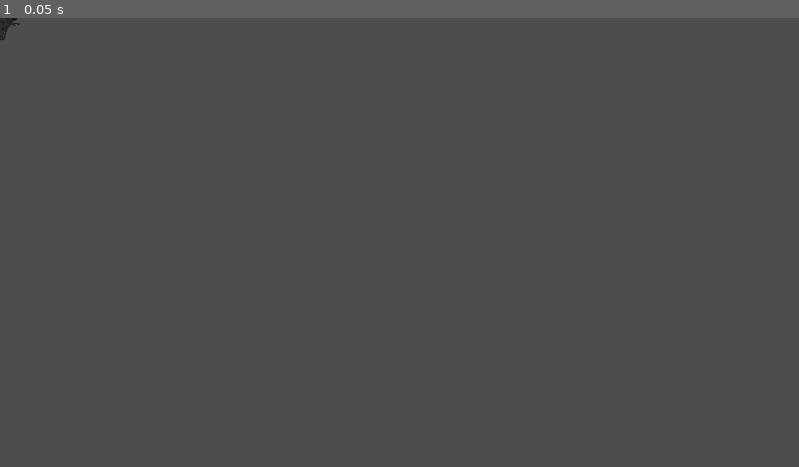
Above: before the commit, frame 1.
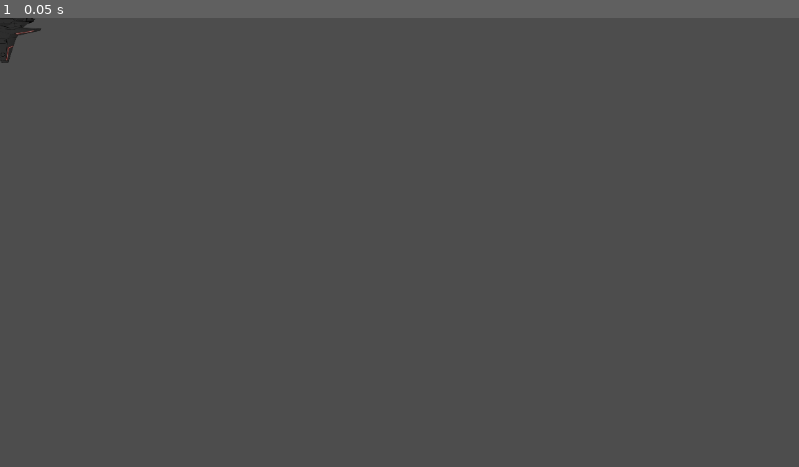
Above: after the commit, the same moment.

Repository: Ohcul94/Descon
Game: Godot game, scene res://scenes/entities/Enemy.tscn
The game is run twice, just before and just after one commit, with the same random seed, the same clock (stepped at 60 frames per second) and the same inputs. This scene is started directly instead of the project's main scene.
Inputs:
- Up to frame 1 (0.05 s): no input

The runs differ from the first frame. In frame 1, 0.2% of the frame differs, in the area x 0-6%, y 0-11%.

Commit message:
Hitbox Aumentado, y ajustado el IU de las barras, nombre y Stats del Personaje.

Diff:
--- a/descon/scenes/entities/Ship.tscn
+++ b/descon/scenes/entities/Ship.tscn
@@ -28,27 +28,27 @@
 
 [node name="NameTag" type="Label" parent="."]
 offset_left = -50.0
-offset_top = -50.0
+offset_top = -215.0
 offset_right = 50.0
-offset_bottom = -27.0
+offset_bottom = -192.0
 text = "Piloto"
 horizontal_alignment = 1
 vertical_alignment = 1
 
 [node name="HealthBar" type="ProgressBar" parent="."]
 offset_left = -20.0
-offset_top = -25.0
+offset_top = -190.0
 offset_right = 20.0
-offset_bottom = -21.0
+offset_bottom = -186.0
 theme_override_styles/fill = SubResource("StyleBoxFlat_hp")
 value = 50.0
 show_percentage = false
 
 [node name="ShieldBar" type="ProgressBar" parent="."]
 offset_left = -20.0
-offset_top = -20.0
+offset_top = -185.0
 offset_right = 20.0
-offset_bottom = -16.0
+offset_bottom = -181.0
 theme_override_styles/fill = SubResource("StyleBoxFlat_sh")
 value = 50.0
 show_percentage = false
--- a/descon/scripts/entities/Entity.gd
+++ b/descon/scripts/entities/Entity.gd
@@ -86,7 +86,11 @@
 		_ui_wrapper.global_position = global_position
 		_ui_wrapper.queue_redraw()
 		if name_tag:
-			name_tag.position = Vector2(-100, -90)
+			var y_offset = -90.0
+			if is_in_group("player"): y_offset = -180.0
+			elif entity_type >= 4: y_offset = -200.0 # Bosses enormes
+
+			name_tag.position.y = y_offset
 			if name_tag.size.x > 0:
 				name_tag.position.x = -(name_tag.size.x / 2.0)
 
@@ -147,16 +151,24 @@
 	var seg_w = (bar_w - (gap * (segments - 1.0))) / float(segments)
 	var sh_pct = clamp(current_shield / max_shield if max_shield > 0 else 0.0, 0, 1)
 	var hp_pct = clamp(current_hp / max_hp if max_hp > 0 else 0.0, 0, 1)
+
+	var base_y = -35.0
+	if is_in_group("player"): base_y = -105.0
+	elif entity_type >= 4: base_y = -125.0 # Boss
+
 	for i in range(segments):
 		var x = -(bar_w / 2.0) + (i * (seg_w + gap))
-		_ui_wrapper.draw_rect(Rect2(x, -25, seg_w, 4), Color(0, 1, 1, 0.25))
+		# Fondo (Escudo)
+		_ui_wrapper.draw_rect(Rect2(x, base_y - 10, seg_w, 4), Color(0, 1, 1, 0.25))
 		var f_sh = clamp((sh_pct * segments) - i, 0.0, 1.0)
-		if f_sh > 0: _ui_wrapper.draw_rect(Rect2(x, -25, seg_w * f_sh, 4), Color(0, 1, 1))
-		_ui_wrapper.draw_rect(Rect2(x, -18, seg_w, 4), Color(0, 1, 0, 0.25))
+		if f_sh > 0: _ui_wrapper.draw_rect(Rect2(x, base_y - 10, seg_w * f_sh, 4), Color(0, 1, 1))
+
+		# Fondo (Hp)
+		_ui_wrapper.draw_rect(Rect2(x, base_y - 3, seg_w, 4), Color(0, 0.8, 0, 0.25))
 		var f_hp = clamp((hp_pct * segments) - i, 0.0, 1.0)
 		if f_hp > 0:
-			var c = Color(0, 1, 0) if hp_pct > 0.3 else Color(1, 0, 0)
-			_ui_wrapper.draw_rect(Rect2(x, -18, seg_w * f_hp, 4), c)
+			var c = Color(0, 0.8, 0) if hp_pct > 0.3 else Color(1, 0, 0)
+			_ui_wrapper.draw_rect(Rect2(x, base_y - 3, seg_w * f_hp, 4), c)
 
 func reset_combat_timer():
 	last_combat_time = Time.get_ticks_msec()
@@ -370,12 +382,16 @@
 		sprite.hframes = h_f
 		sprite.vframes = v_f
 
-		# v210.30: ESCALADO DINÁMICO (Target 128x128 por frame)
+		# v210.30: ESCALADO DINÁMICO (Target 256x256 por frame)
 		var frame_w = tex.get_width() / float(h_f)
 		var frame_h = tex.get_height() / float(v_f)
-		var target_size = 128.0
+		var target_size = 256.0 # Doble del tamaño
 		var s = target_size / max(frame_w, frame_h)
 		sprite.scale = Vector2(s, s)
+
+		# Escalar proporcionalmente Hitbox de nave general (aprox 35px original)
+		var col = get_node_or_null("CollisionPolygon2D")
+		if is_instance_valid(col): col.scale = Vector2((target_size * 0.85)/35.0, (target_size * 0.85)/35.0)
 
 	sprite.texture_filter = CanvasItem.TEXTURE_FILTER_LINEAR
 	add_child(sprite)
@@ -431,9 +447,7 @@
 	match entity_type:
 		2: path = "res://assets/Enemigos/Enemy2Map1.png" # T2
 		3: path = "res://assets/Enemigos/Enemy3Map1.png" # T3
-		4: path = "res://assets/Enemigos/Enemy3Map1.png" # Lord Titan momentaneo usa T3
-		5: path = "res://assets/Enemigos/Enemy3Map1.png" # Ancient usa T3
-		6: path = "res://assets/Enemigos/Enemy3Map1.png" # Guardian usa T3
+		4, 5, 6: path = "res://assets/Enemigos/Bosses/Boss1.png" # Bosses de Dungeon usan el nuevo asset
 		_: path = "res://assets/Enemigos/Enemy1Map1.png" # T1 por Defecto
 
 	if path != "" and ResourceLoader.exists(path):
@@ -441,14 +455,20 @@
 		var tex = load(path)
 		sprite.texture = tex
 
-		# Bloqueo total de tamaño a 160.0px (Para equiparar los assets correctamente con el T3)
-		var target_size = 160.0
+		# Bosses tienen escala monumental (320px), minions normales (160px)
+		var target_size = 320.0 if entity_type >= 4 else 160.0
 
 		var s = target_size / max(tex.get_width(), tex.get_height())
 		sprite.scale = Vector2(s, s)
 
 		sprite.texture_filter = CanvasItem.TEXTURE_FILTER_LINEAR
 		add_child(sprite)
+
+		# Ajustar el Hitbox base del objeto (que mide aprox 25px de largo originalmente)
+		var col = get_node_or_null("CollisionPolygon2D")
+		if is_instance_valid(col):
+			var factor = (target_size * 0.85) / 25.0
+			col.scale = Vector2(factor, factor)
 
 	# Asegurarnos de borrar toda geometria fea que este de fondo o recargar
 	queue_redraw()
